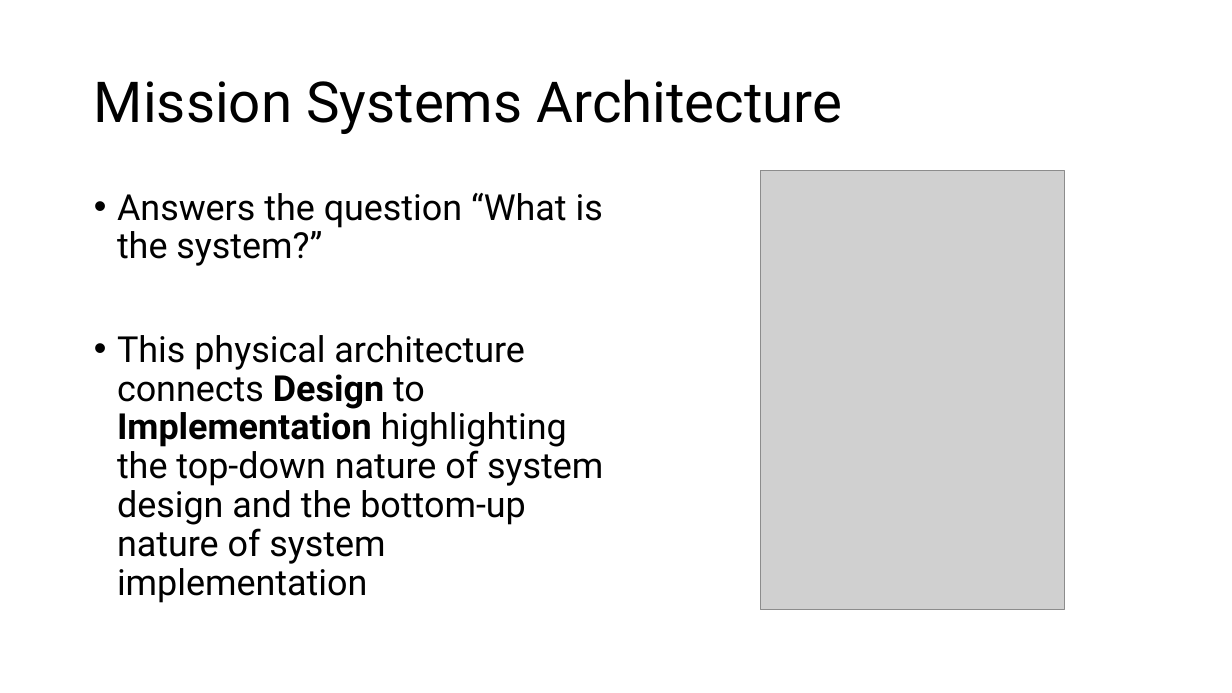
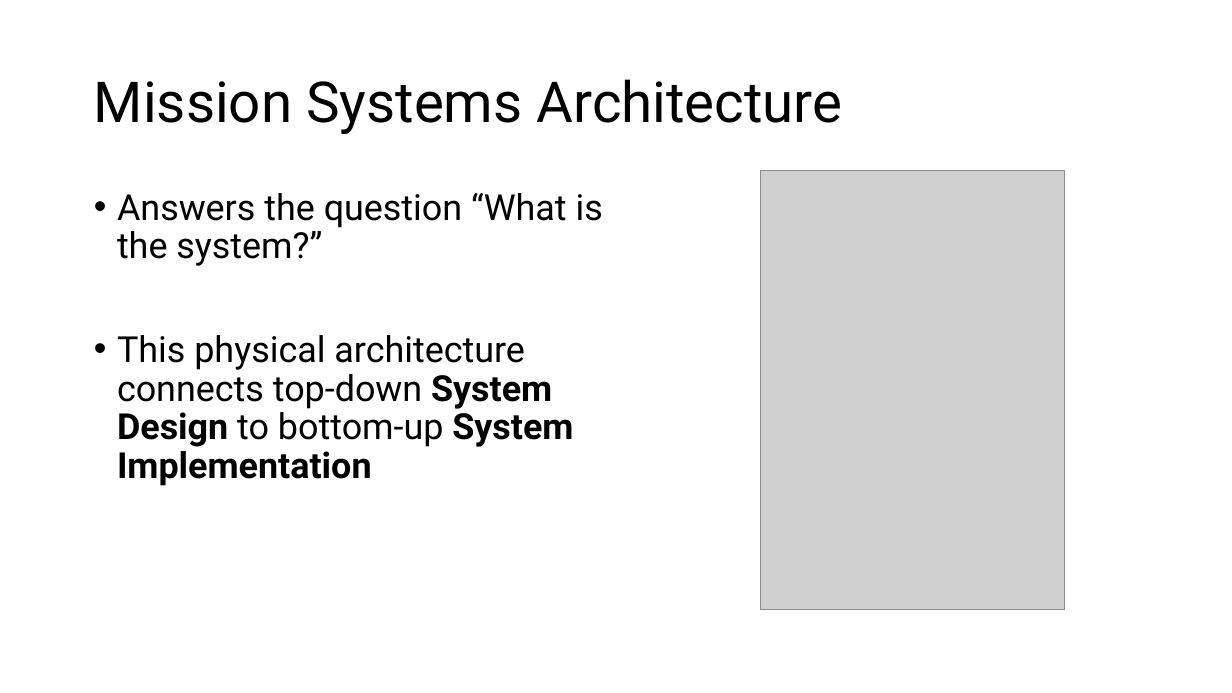
Before and after one commit to srudder16/Lifecycle_Modeling, a slide deck: slide 73 of 2025_WSRC/2026 WSRC Tutorial.pptx (slide 72 before the commit). Drawn at 1232x693 pixels with LibreOffice and Linux fonts; fonts in the diff are those of the drawing; grey boxes stand for pictures. Boxes give left, top, right and bottom in pixels: in the first picture for what was removed or moved away, otherwise in the second. Text is boxed around its words. In the diff, an @@ line names an element or a change of style, - is before the commit and + after.

```diff
--- a/2025_WSRC/2026 WSRC Tutorial.pptx
+++ b/2025_WSRC/2026 WSRC Tutorial.pptx
@@ text at (117,335,573,486): text changed @@
-• This physical architecture connects Design to Implementation highlighting the top-down nature of system design and the bottom-up nature of system implementation
+• This physical architecture connects top-down System Design to bottom-up System Implementation
```
Also in this commit, not shown: 3 other slides changed, 6 slides added, 4 slides removed, 1 other file.
